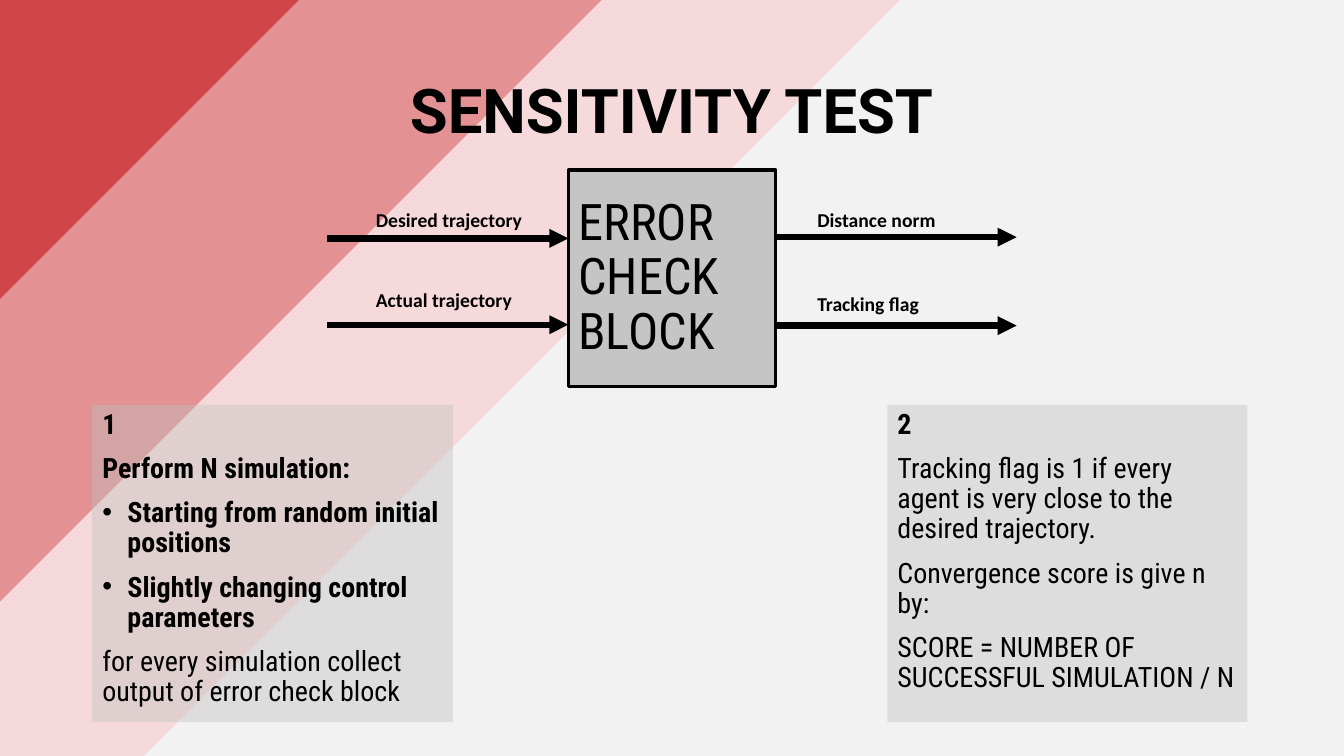
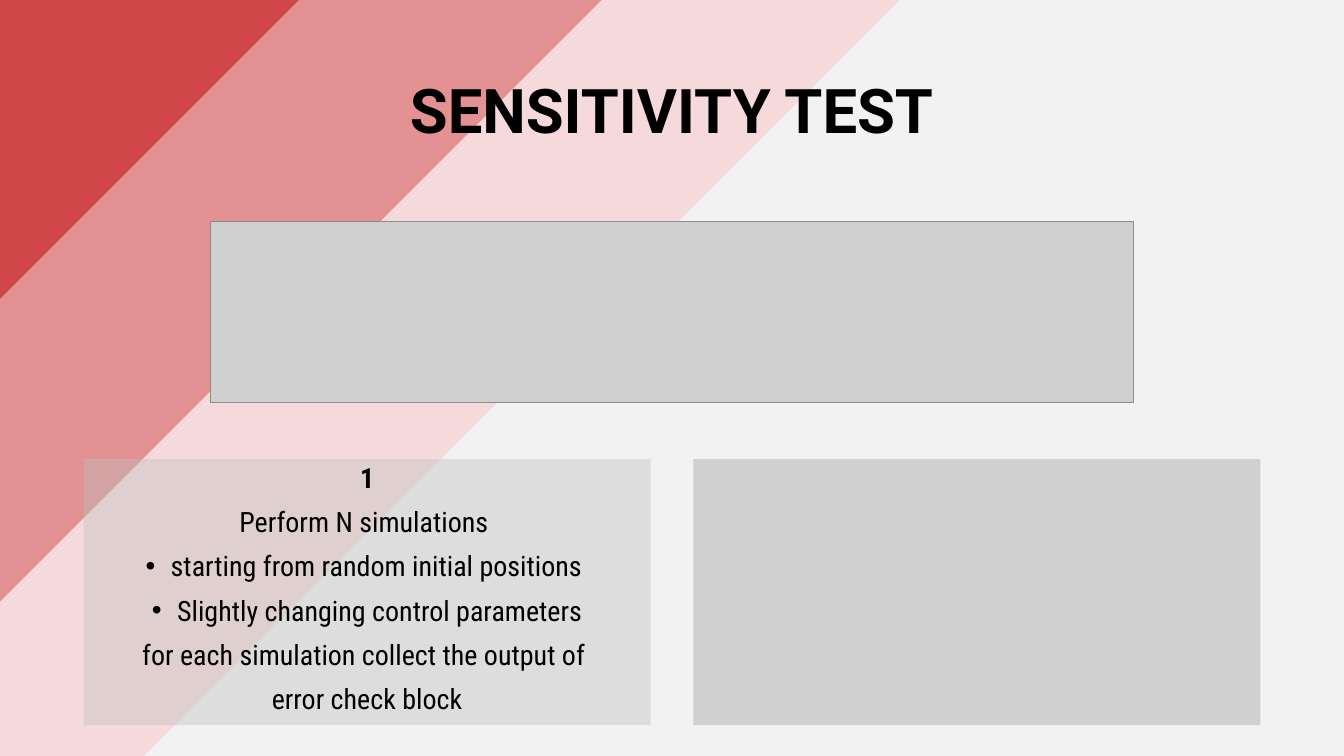
Before and after one commit to PippoGot/R-C2, a slide deck: slide 14 of documentation/presentation.pptx (slide 13 before the commit). Drawn at 1344x756 pixels with LibreOffice and Linux fonts; fonts in the diff are those of the drawing; grey boxes stand for pictures. Boxes give left, top, right and bottom in pixels: in the first picture for what was removed or moved away, otherwise in the second. Text is boxed around its words. In the diff, an @@ line names an element or a change of style, - is before the commit and + after.

```diff
--- a/documentation/presentation.pptx
+++ b/documentation/presentation.pptx
@@ picture added at box(211, 222, 1133, 403) @@
@@ group removed at box(328, 170, 1016, 387): 4 arrows, 4 texts, 1 rectangle @@
-ERROR CHECK BLOCK
-Desired trajectory
-Actual trajectory
-Distance norm
-Tracking flag
@@ rectangle removed at box(887, 405, 1247, 723) @@
-2
-Tracking flag is 1 if every agent is very close to the desired trajectory.
-Convergence score is give n by:
-SCORE = NUMBER OF SUCCESSFUL SIMULATION / N
@@ rectangle "1": place and size @@
-rectangle "1" at box(92, 405, 453, 723)
+rectangle "1" at box(84, 460, 650, 726)
@@ text in rectangle at box(177, 468, 582, 627): bold off in "Slightly changing control parameters"; alignment left to centre @@
@@ picture added at box(694, 460, 1260, 726) @@
@@ text in rectangle at box(171, 510, 582, 582): text changed; bold off @@
-Perform N simulation:
-• Starting from random initial positions
+Perform N simulations
+• starting from random initial positions
@@ text in rectangle at box(142, 643, 585, 710): text changed @@
-for every simulation collect output of error check block
+for each simulation collect the output of
+error check block
```
Also in this commit, not shown: 9 other slides changed, 2 slides added, 11 other files.
